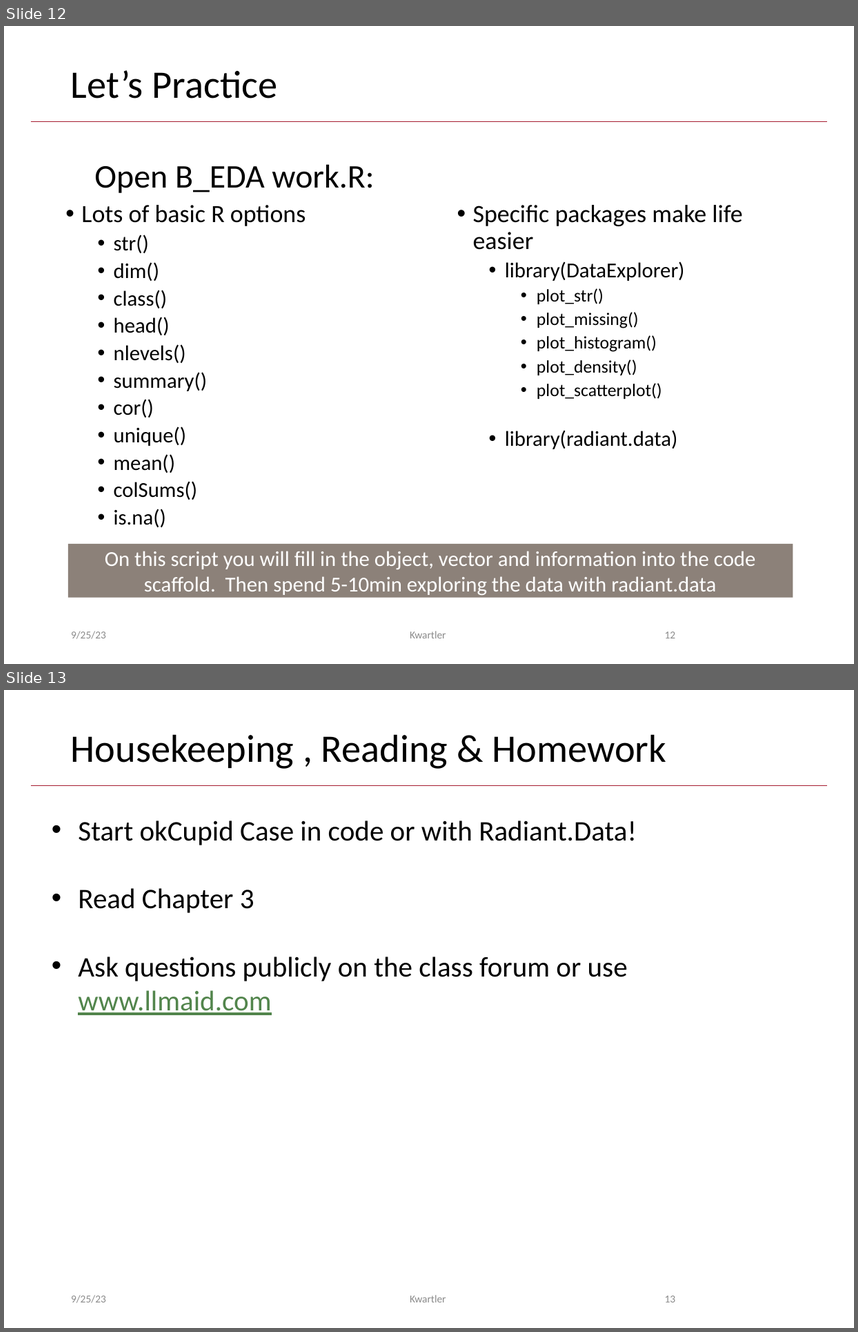
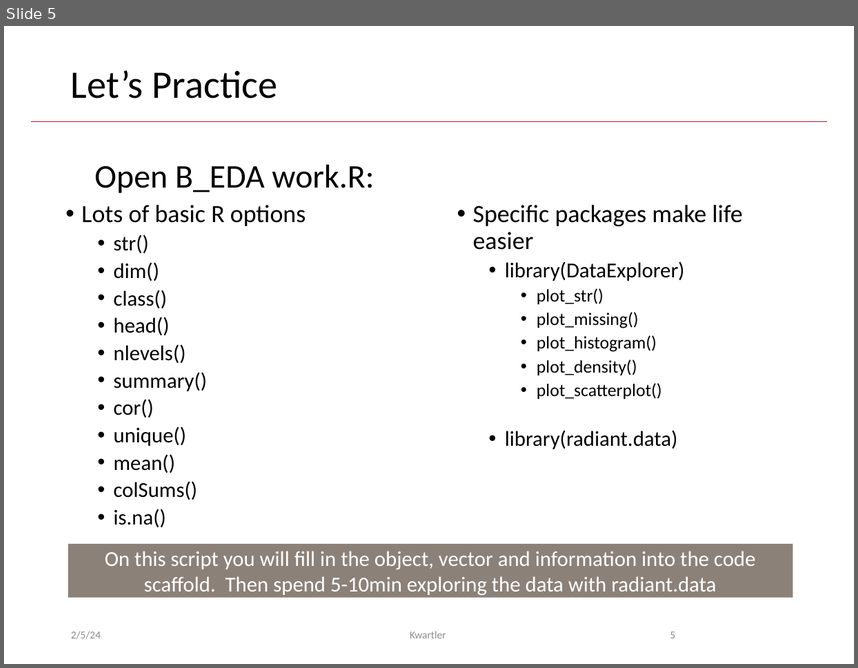
Before and after one commit to kwartler/Harvard_DataMining_Business_Student, a slide deck: Lessons/C_R_practice_Viz_MoreEDA/A_Practice_from_Class2.pptx. Shown one above the other, each under a label of ours: slides 12 and 13 before the commit, slide 5 after it. The pictures are 858x1332 and 858x668 pixels, drawn with LibreOffice and Linux fonts; fonts in the diff are those of the drawing; background and template pictures are left out. Boxes give left, top, right and bottom in pixels: in the first picture for what was removed or moved away, otherwise in the second. Text is boxed around its words. In the diff, an @@ line names an element or a change of style, - is before the commit and + after.

```diff
--- a/Lessons/C_R_practice_Viz_MoreEDA/A_Practice_from_Class2.pptx
+++ b/Lessons/C_R_practice_Viz_MoreEDA/A_Practice_from_Class2.pptx
@@ slide 13 removed at <box>4,690,854,1328</box>, background #FFFFFF; not listed: 1 template element that a slide beside it also shows @@
@@ title removed at <box>71,734,666,769</box> @@
-Housekeeping , Reading & Homework
@@ text removed at <box>78,820,637,1015</box> @@
-• Start okCupid Case in code or with Radiant.Data!
-• Read Chapter 3
-• Ask questions publicly on the class forum or use www.llmaid.com
@@ text removed at <box>71,1294,106,1303</box> @@
-9/25/23
@@ text removed at <box>410,1294,446,1302</box> @@
-Kwartler
@@ page number removed at <box>665,1295,676,1302</box> @@
-13
@@ what was slide 12 is now slide 5 @@
@@ slide 5 changed as well @@
@@ text at <box>71,630,101,639</box>: text changed @@
-9/25/23
+2/5/24
@@ page number at <box>670,631,675,638</box>: text changed @@
-12
+5
```
Also in this commit, not shown: 3 other slides changed, 1 slide added, 8 other slides removed, 8 other files.
